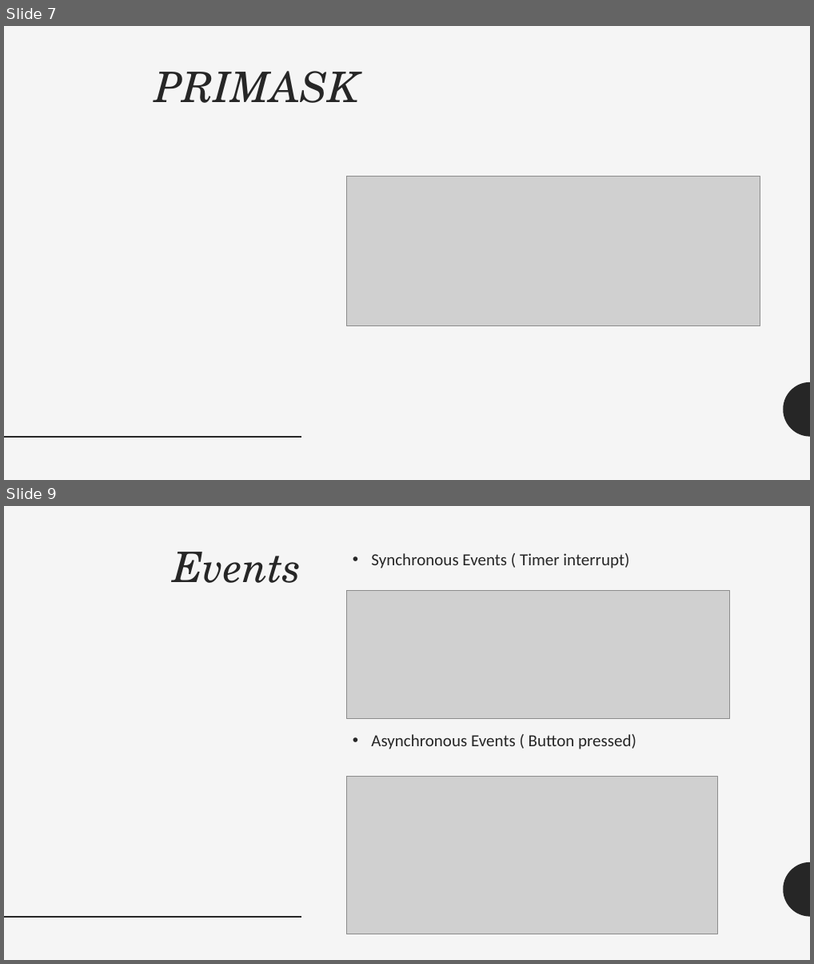
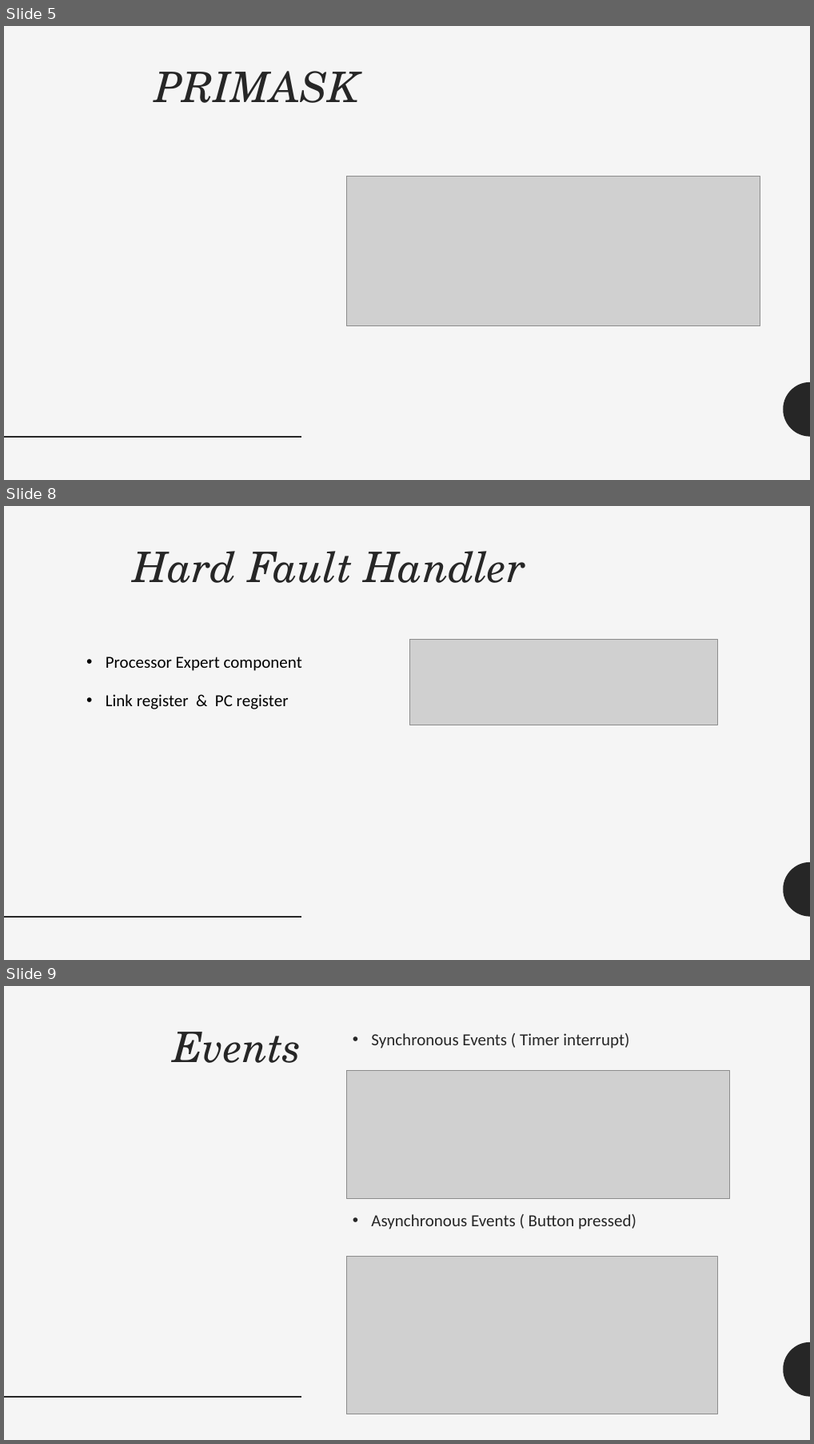
Before and after one commit to manuwira/intro_Team6, a slide deck: PräsentationIntro.pptx. Shown one above the other, each under a label of ours: slides 7 and 9 before the commit, slides 5, 8 and 9 after it; the slides between them are not shown. The pictures are 814x964 and 814x1444 pixels, drawn with LibreOffice and Linux fonts; fonts in the diff are those of the drawing; grey boxes stand for pictures. Boxes give left, top, right and bottom in pixels: in the first picture for what was removed or moved away, otherwise in the second. Text is boxed around its words. In the diff, an @@ line names an element or a change of style, - is before the commit and + after.

```diff
--- a/PräsentationIntro.pptx
+++ b/PräsentationIntro.pptx
@@ slide 8 added at (4,506,810,960), background #F5F5F5; not listed: 2 template elements that a slide beside it also shows @@
@@ title added at (134,551,526,583), 50 pt, text #262626, italic @@
+Hard Fault Handler
@@ picture added at (410,639,718,725) @@
@@ text added at (106,656,302,709), 20 pt, text #000000 @@
+• Processor Expert component
+• Link register & PC register
@@ what was slide 7 is now slide 5 @@
```
Also in this commit, not shown: 4 slides changed, 2 other slides added, 3 slides removed.
